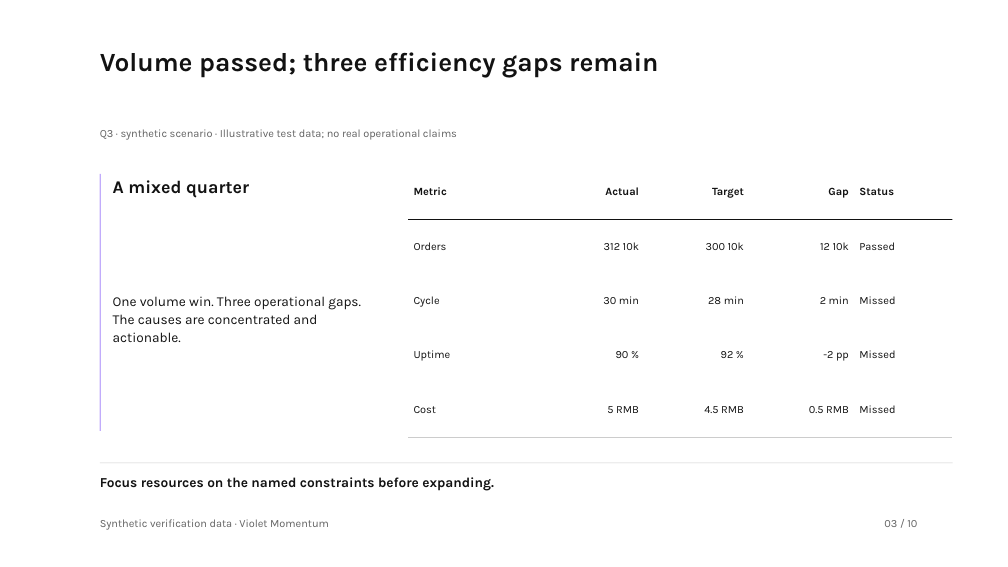
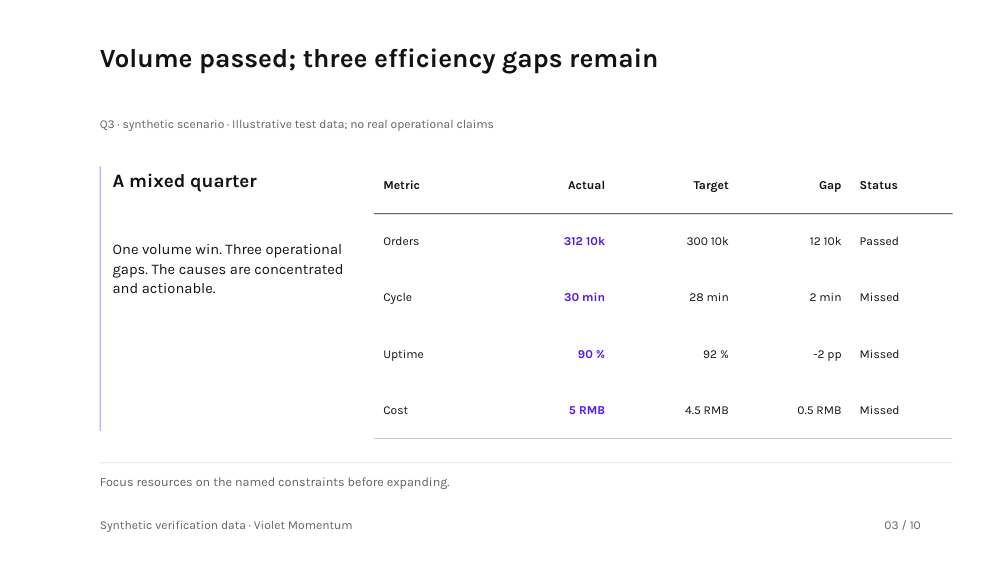
Before and after one commit to hustcer/pptx-nova, a slide deck: slide 3 of pptx-nova/assets/examples/deckkits/violet-momentum/deck.pptx. Drawn at 1008x567 pixels with LibreOffice and Linux fonts; fonts in the diff are those of the drawing. Boxes give left, top, right and bottom in pixels: in the first picture for what was removed or moved away, otherwise in the second. Text is boxed around its words. In the diff, an @@ line names an element or a change of style, - is before the commit and + after.

Commit message:
fix(pptx-nova): refine Violet Momentum visual hierarchy
- Raise supporting evidence to 11.5pt, body text to 14pt, and key values
  to 28pt; separate cover quantities from unit-bearing labels.
- Share native table padding and emphasis with fitted cell plans, expand
  summary space, and complete the three-metric cover composition.
- Label completion independently from project health, explain position
  scales, clarify diagnosis values, and unify violet decision emphasis.
- Publish the 0.2.0 candidate contract, regenerate slot budgets and curated
  PPTX previews, and add reviewed vision baselines and regressions.
- Keep local critique archives ignored and link acceptance records to the
  maintained golden review.

Validation:
- Full suite: 672 passed, 39 conditional skips, no failures.
- Reviewed 48 golden, alternative, stress, and mixed-language slides;
  canonical and vision checks passed with no high/medium/low findings.
- Verified ZIP/XML relationships, chart caches and embedded workbooks;
  PowerPoint clean-open and complete native export passed.
- Smoke, slot consistency, content-leak audit, live benchmark/readiness,
  strict public audit, design projections, and showcase reproducibility passed.

```diff
--- a/pptx-nova/assets/examples/deckkits/violet-momentum/deck.pptx
+++ b/pptx-nova/assets/examples/deckkits/violet-momentum/deck.pptx
@@ text "Volume passed; three efficiency gaps ...": place and size @@
-text "Volume passed; three efficiency gaps ..." at [100,52,658,78]
+text "Volume passed; three efficiency gaps ..." at [100,48,658,73]
@@ size 10.5 to 11.5 pt in 3 elements at [100,521,353,532], [884,521,921,529], [100,120,495,131] @@
@@ text "Q3 · synthetic scenario · ...": place and size @@
-text "Q3 · synthetic scenario · ..." at [100,129,457,140]
+text "Q3 · synthetic scenario · ..." at [100,120,495,131]
@@ rectangle: place and size @@
-rectangle at [100,174,101,431]
+rectangle at [100,166,101,431]
@@ text "A mixed quarter": place and size @@
-text "A mixed quarter" at [113,180,249,198]
+text "A mixed quarter" at [113,173,257,192]
@@ text "A mixed quarter" at [113,173,257,192]: size 17 to 18 pt @@
@@ table at [374,157,954,439] @@
@@ size 10.5 to 11.5 pt @@
@@ text colour #121212 to #5114F6, bold on in "312 10k", "30 min", "90 %", "5 RMB" @@
@@ table: place and size @@
-table at [408,165,953,437]
+table at [374,157,954,439]
@@ text "One volume win. Three operational ...": place and size @@
-text "One volume win. Three operational ..." at [113,296,361,342]
+text "One volume win. Three operational ..." at [113,244,343,293]
@@ text "One volume win. Three operational ..." at [113,244,343,293]: size 13 to 14 pt @@
@@ rectangle: place and size @@
-rectangle at [408,219,953,220]
+rectangle at [374,213,953,214]
@@ text "Focus resources on the named ..." at [100,477,450,489]: size 13 to 12 pt, text colour #121212 to #626262, bold off @@
```
Also in this commit, not shown: 9 other slides changed, 26 other files.
